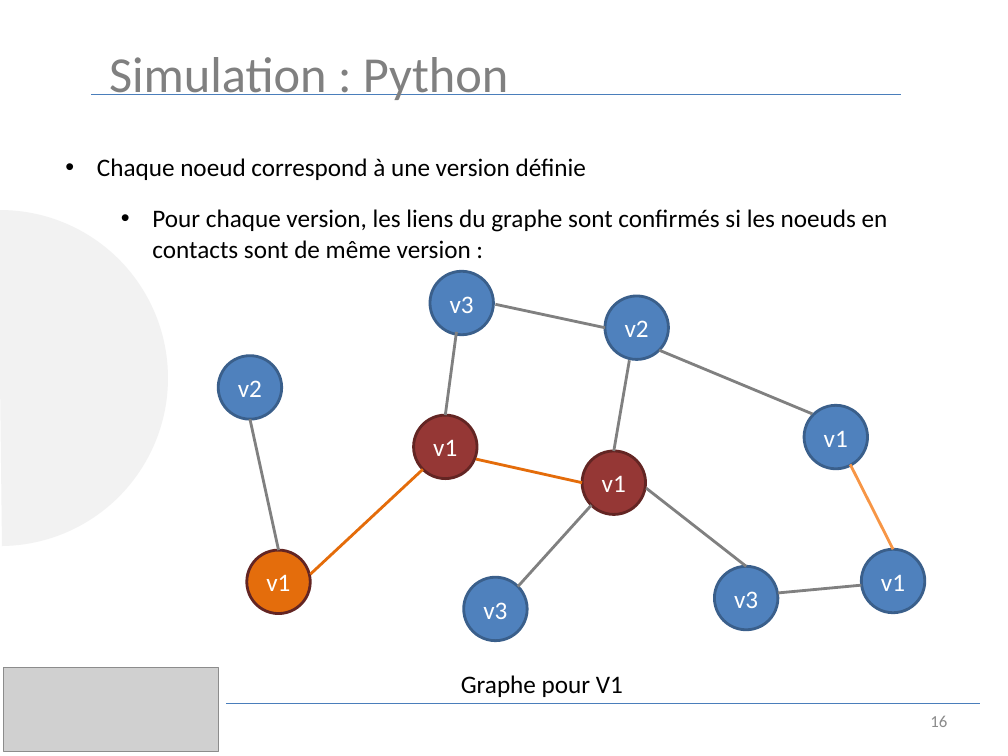
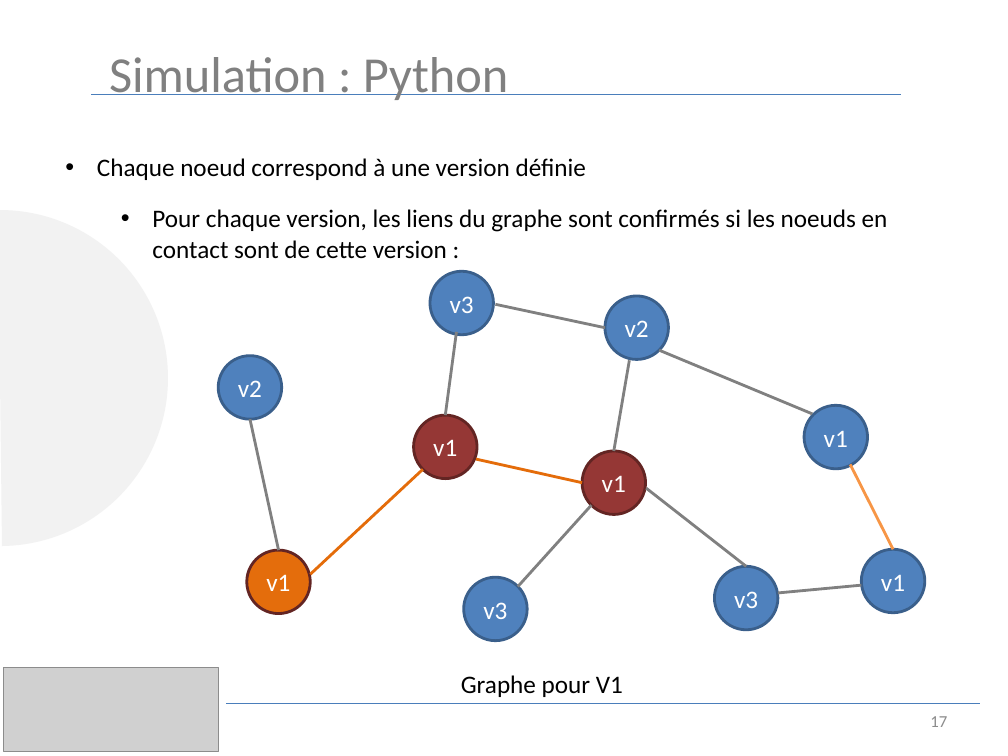
Before and after one commit to luinaudt/inf6422, a slide deck: slide 17 of lab3/presentation.pptx (slide 16 before the commit). Drawn at 1008x756 pixels with LibreOffice and Linux fonts; fonts in the diff are those of the drawing; grey boxes stand for pictures. Boxes give left, top, right and bottom in pixels: in the first picture for what was removed or moved away, otherwise in the second. Text is boxed around its words. In the diff, an @@ line names an element or a change of style, - is before the commit and + after.

```diff
--- a/lab3/presentation.pptx
+++ b/lab3/presentation.pptx
@@ text at (152,209,888,259): text changed @@
-• Pour chaque version, les liens du graphe sont confirmés si les noeuds en contacts sont de même version :
+• Pour chaque version, les liens du graphe sont confirmés si les noeuds en contact sont de cette version :
@@ page number at (930,716,947,727): text changed @@
-16
+17
```
Also in this commit, not shown: 15 other slides changed, 6 slides added, 4 slides removed.
